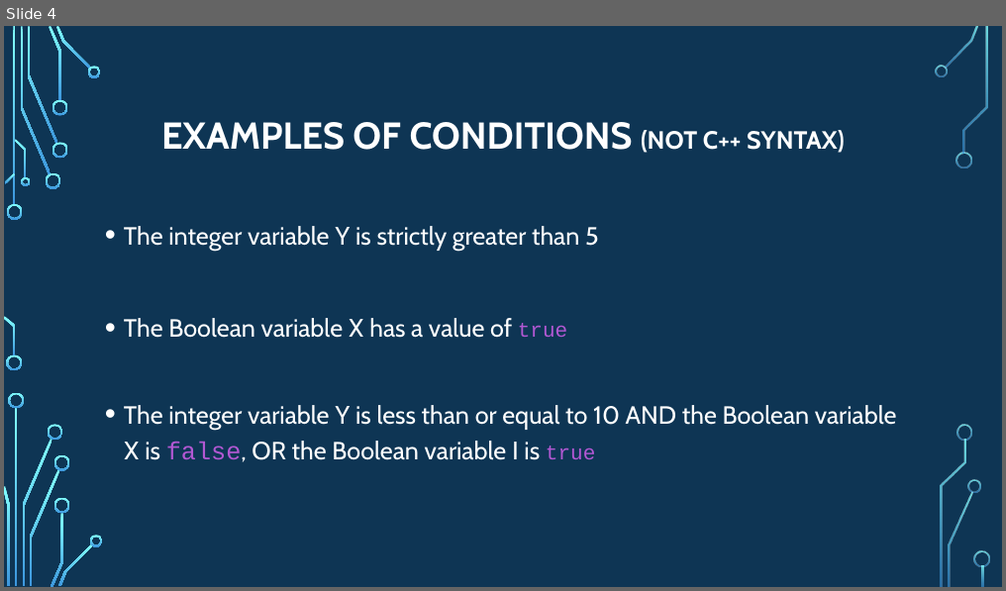
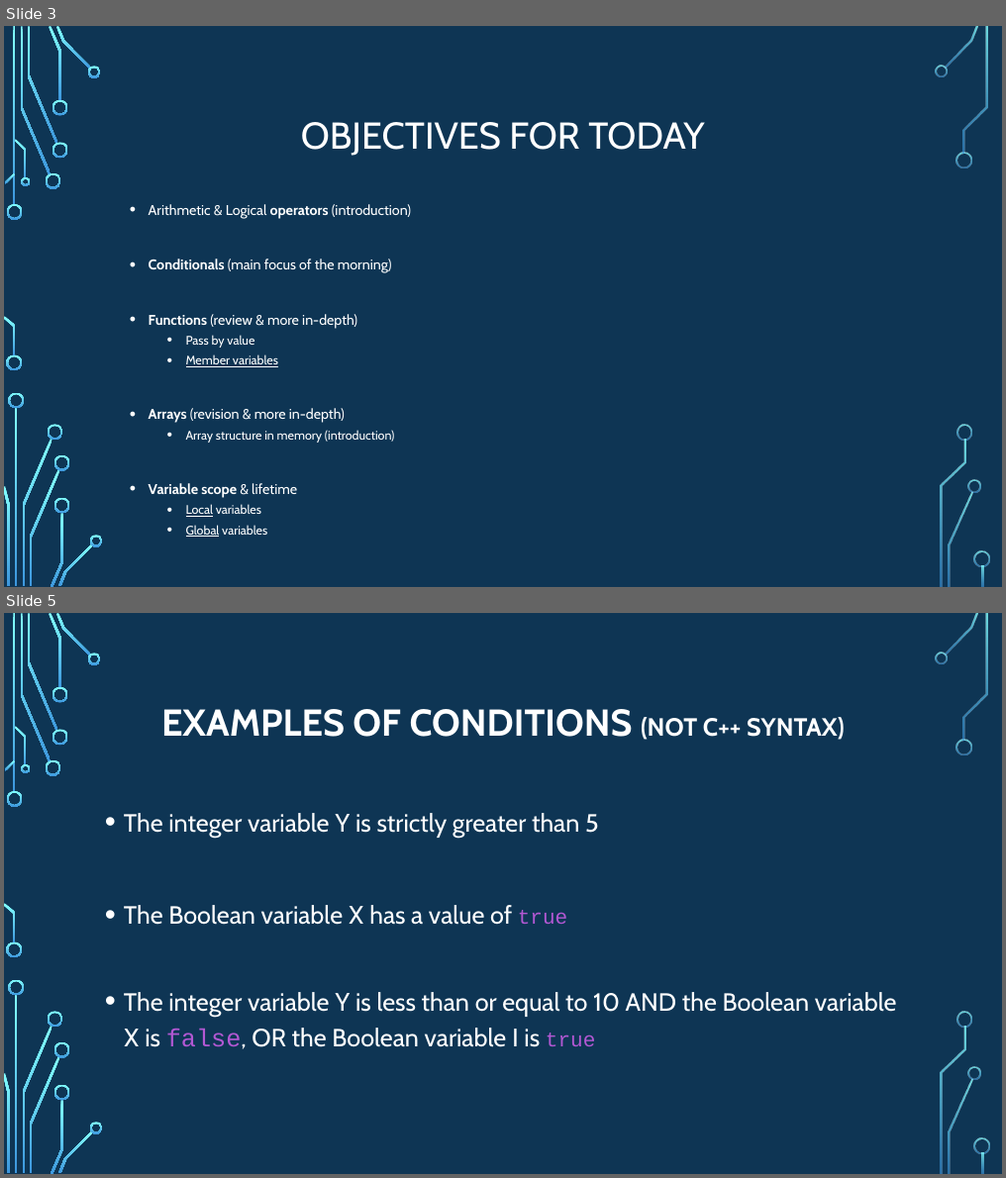
Before and after one commit to psypdt/ZIS_C-_Summer_Course_2019, a slide deck: Day_2/Day_2.pptx. Shown one above the other, each under a label of ours: slide 4 before the commit, slides 3 and 5 after it; the slides between them are not shown. The pictures are 1006x591 and 1006x1178 pixels, drawn with LibreOffice and Linux fonts; fonts in the diff are those of the drawing; background and template pictures are left out. Boxes give left, top, right and bottom in pixels: in the first picture for what was removed or moved away, otherwise in the second. Text is boxed around its words. In the diff, an @@ line names an element or a change of style, - is before the commit and + after.

```diff
--- a/Day_2/Day_2.pptx
+++ b/Day_2/Day_2.pptx
@@ slide 3 added at (4, 26, 1002, 587), background picture (left out); not listed: 36 template elements that a slide beside it also shows @@
@@ title added at (301, 122, 705, 156), 36 pt, text #FFFFFF @@
+OBJECTIVES FOR TODAY
@@ text added at (149, 204, 411, 537), 13.6 pt, text #FFFFFF @@
+• Arithmetic & Logical operators (introduction)
+• Conditionals (main focus of the morning)
+• Functions (review & more in-depth)
+  • Pass by value
+  • Member variables
+• Arrays (revision & more in-depth)
+  • Array structure in memory (introduction)
+• Variable scope & lifetime
+  • Local variables
+  • Global variables
@@ what was slide 4 is now slide 5 @@
```
Also in this commit, not shown: 4 slides changed.
